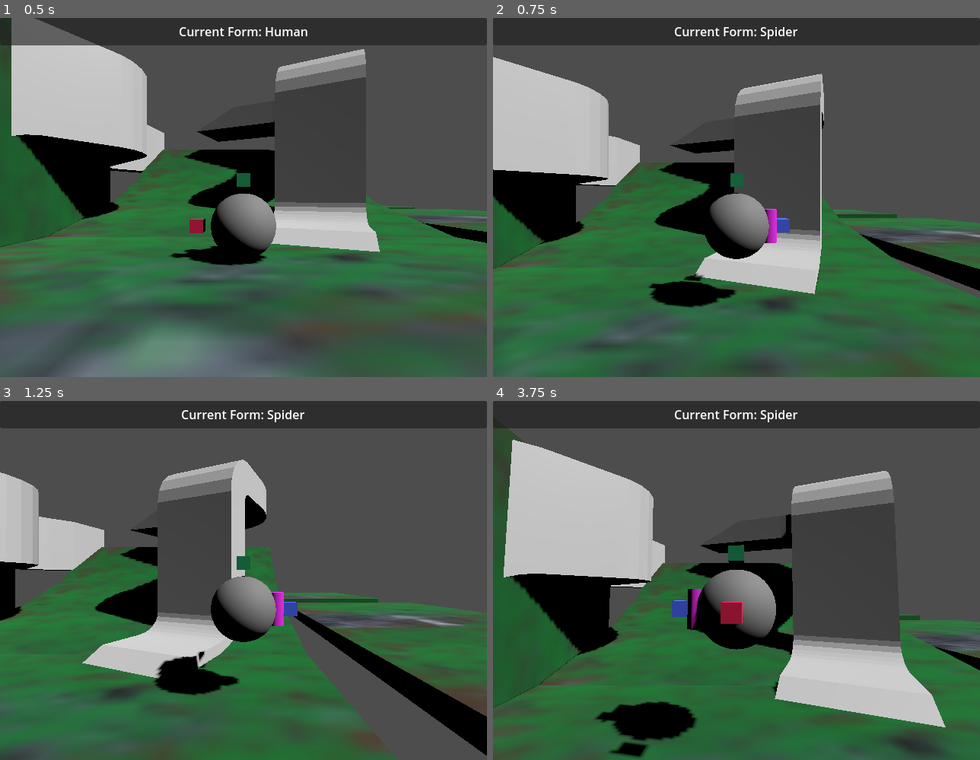
Above: before the commit, frames 1-4 (two rows, left to right).
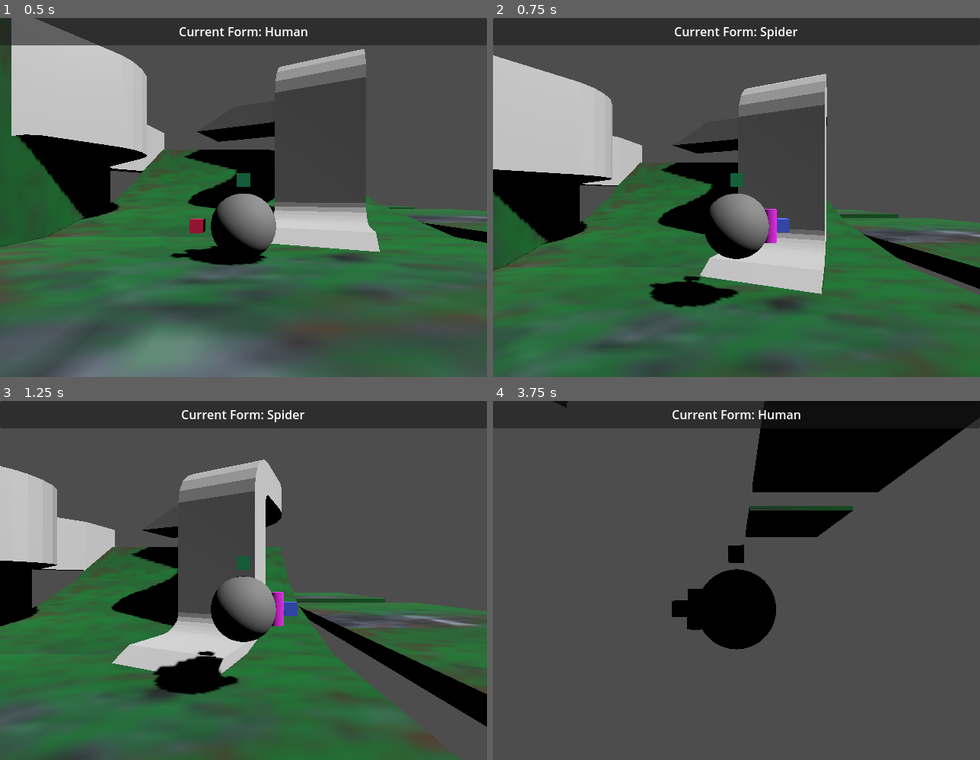
Above: after the commit, the same moments.

Repository: LettucePie/druid
Game: Godot game, scene res://playscenes/play_0.tscn
Two runs of this game, one before a commit and one after it. Both use one fixed random seed, a clock stepped at 60 frames per second and the inputs below.
Inputs:
- Up to frame 1 (0.5 s): no input
- Up to frame 2 (0.75 s): tap Enter (ui_accept) at 0.5 s; hold D (move_right) from 0.53 s (still down); hold Space (jump) from 0.53 s (still down); tap Q (form_switcher) at 0.6 s
- Up to frame 3 (1.25 s): keep holding D (move_right); keep holding Space (jump)
- Up to frame 4 (3.75 s): release D (move_right) at 1.28 s; release Space (jump) at 1.28 s; hold S (move_down) 1.28-2.03 s; tap Space (jump) at 1.35, 1.52, 1.82, 3.02, 3.32 s; tap Q (form_switcher) at 1.55, 3.05 s; hold D (move_right) 2.03-2.78 s; hold Space (jump) 2.03-2.78 s; tap K (cam_down) at 2.1 s; hold W (move_up) 2.78-3.53 s; tap J (cam_left) at 2.85 s; hold A (move_left) from 3.53 s (still down); hold Space (jump) from 3.53 s (still down); tap L (cam_right) at 3.6 s

Frame 1 is identical in both runs. In frame 2, 2.4% of the frame differs, in the area x 0-100%, y 10-81%; in frame 3, 16%; in frame 4, 65%, in the area x 0-100%, y 0-100%.

Commit message:
added in initial wolf form setup

Diff:
--- a/core/player.gd
+++ b/core/player.gd
@@ -19,9 +19,9 @@
 
 
 ## Movement Variables
-const SPEED = 5.0
-const JUMP_VELOCITY = 4.5
-const MAG_PULL = SPEED + 1.5
+var form_speed = 5.0
+var form_jump = 4.5
+const MAG_PULL = 6.5
 const MAG_ANGLE = 0.85
 var previous_normal : Vector3 = Vector3.UP
 var current_cam : Camera3D
@@ -32,7 +32,7 @@
 
 ## Druid Variables
 enum Form {HUMAN, SPIDER, RAT, WOLF}
-var available_forms : Array = [Form.HUMAN, Form.SPIDER]
+var available_forms : Array = [Form.HUMAN, Form.SPIDER, Form.WOLF]
 var current_form : Form = Form.HUMAN
 
 
@@ -57,15 +57,24 @@
 		motion_mode = 0
 		climb_angle = 0.45
 		floor_max_angle = climb_angle
+		form_speed = 5.0
+		form_jump = 4.5
 		update_up(Vector3.UP)
 	if form == Form.SPIDER:
 		motion_mode = 0
 		climb_angle = PI + (PI / 2)
 		floor_max_angle = climb_angle
+		form_speed = 4.0
+		form_jump = 4.0
 	if form == Form.RAT:
 		pass
 	if form == Form.WOLF:
-		pass
+		motion_mode = 0
+		climb_angle = 0.5
+		floor_max_angle = climb_angle
+		form_speed = 7.0
+		form_jump = 5.0
+		update_up(Vector3.UP)
 
 
 func form_as_string(form : Form) -> String:
@@ -187,7 +196,7 @@
 				update_up(blended_normal)
 
 	## Finally, apply the velocity
-	var accelerated_dir : Vector3 = direction * SPEED
+	var accelerated_dir : Vector3 = direction * form_speed
 	if is_on_floor():
 		velocity = accelerated_dir
 	else:
@@ -216,11 +225,13 @@
 	if Input.is_action_pressed("jump") and is_on_floor():
 		if current_form == Form.HUMAN:
 #			velocity = velocity.lerp(get_up_direction() * JUMP_VELOCITY, 0.5)
-			velocity.y = JUMP_VELOCITY
+			velocity.y = form_jump
 	if Input.is_action_just_pressed("form_switcher"):
 		if current_form == Form.HUMAN:
 			set_form_to(Form.SPIDER)
-		else:
+		elif current_form == Form.SPIDER:
+			set_form_to(Form.WOLF)
+		elif current_form == Form.WOLF:
 			set_form_to(Form.HUMAN)
 
 
